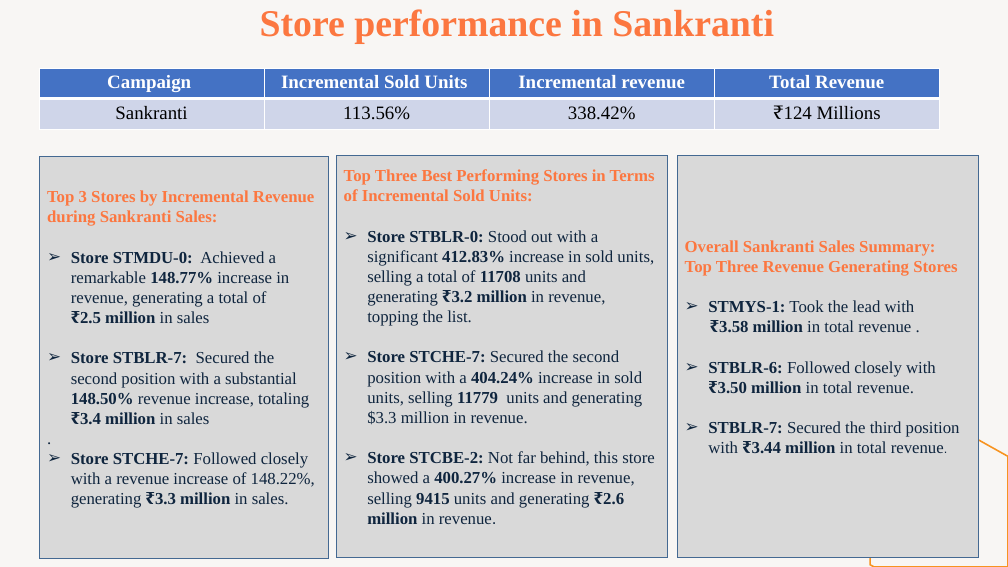
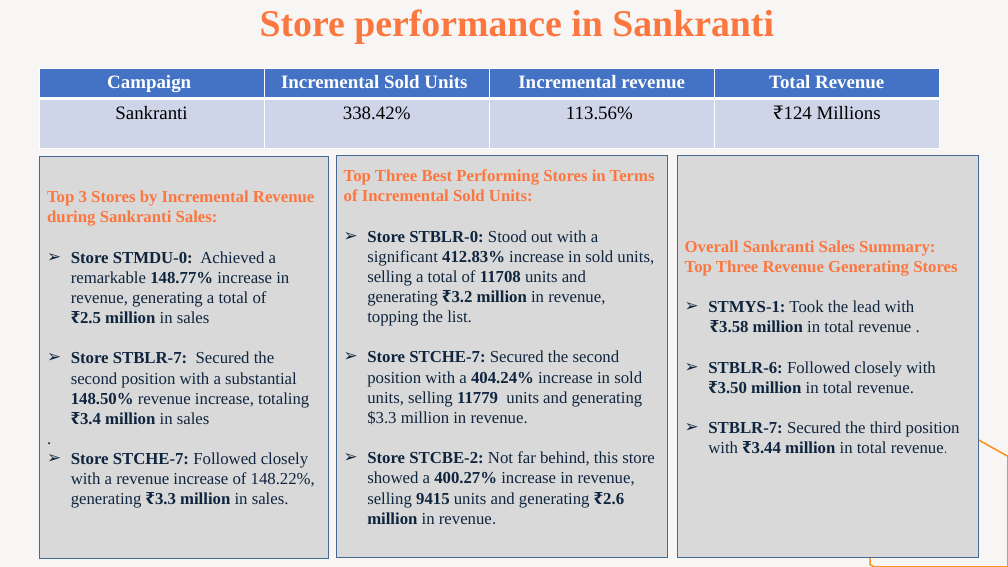
Before and after one commit to Sethuk96/Code-basis-Projects, a slide deck: slide 14 of Atliq Mart Promotion Analysis.pptx. Drawn at 1008x567 pixels with LibreOffice and Linux fonts; fonts in the diff are those of the drawing. Boxes give left, top, right and bottom in pixels: in the first picture for what was removed or moved away, otherwise in the second. Text is boxed around its words. In the diff, an @@ line names an element or a change of style, - is before the commit and + after.

```diff
--- a/Atliq Mart Promotion Analysis.pptx
+++ b/Atliq Mart Promotion Analysis.pptx
@@ table at box(39, 68, 941, 152) @@
-row 2, column 2: 113.56%
+row 2, column 2: 338.42%
-row 2, column 3: 338.42%
+row 2, column 3: 113.56%
```
